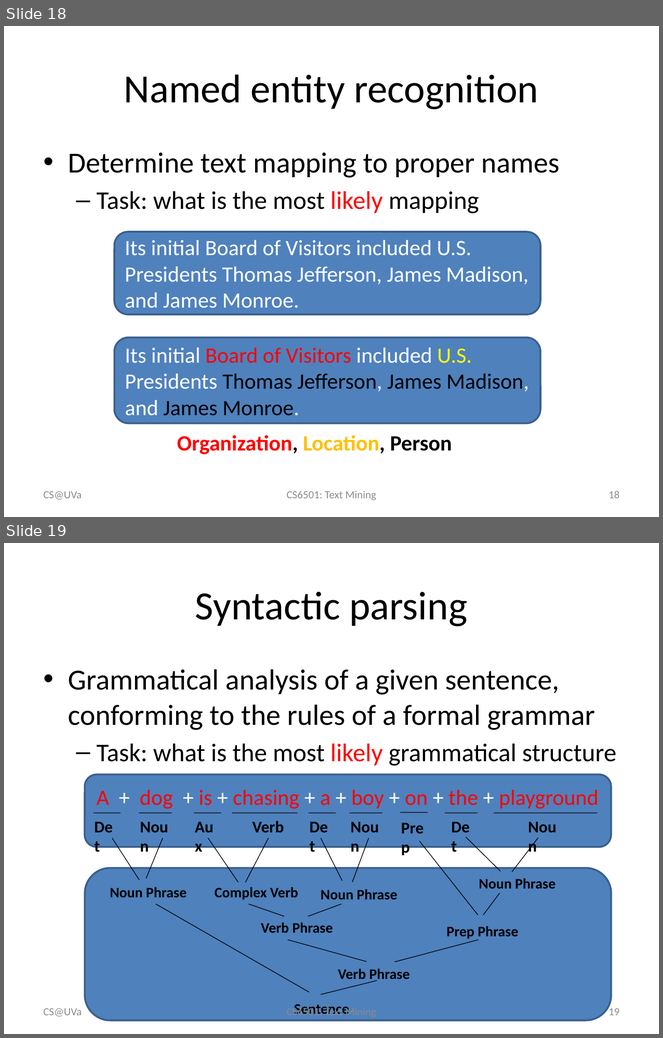
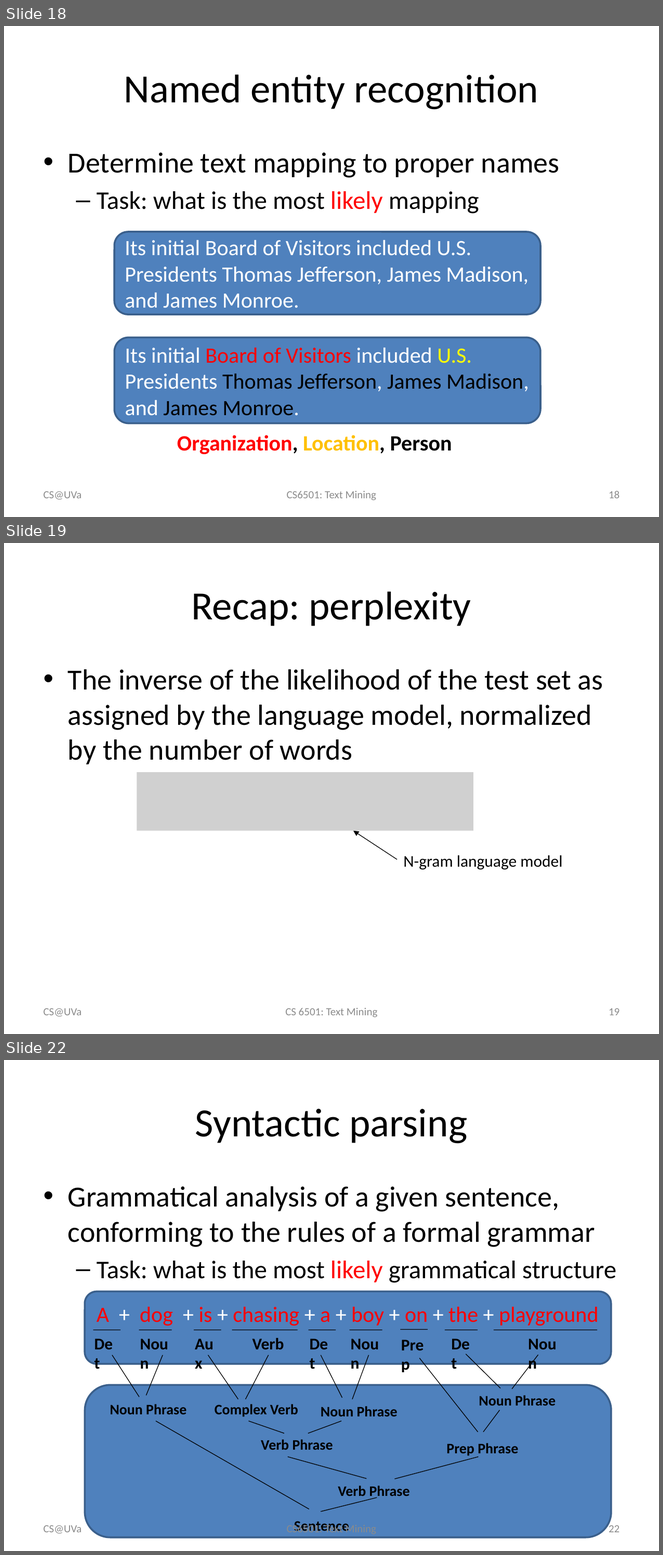
Before and after one commit to wang296/CS6501-Text-Mining, a slide deck: docs/IntroductionToNLP.pptx. Shown one above the other, each under a label of ours: slides 18 and 19 before the commit, slides 18, 19 and 22 after it; the slides between them are not shown. The pictures are 663x1038 and 663x1555 pixels, drawn with LibreOffice and Linux fonts; fonts in the diff are those of the drawing; grey boxes stand for pictures. Boxes give left, top, right and bottom in pixels: in the first picture for what was removed or moved away, otherwise in the second. Text is boxed around its words. In the diff, an @@ line names an element or a change of style, - is before the commit and + after.

```diff
--- a/docs/IntroductionToNLP.pptx
+++ b/docs/IntroductionToNLP.pptx
@@ slide 19 added at box(4, 543, 659, 1034), background #FFFFFF @@
@@ title added at box(191, 591, 471, 626), 44 pt, text #000000 @@
+Recap: perplexity
@@ text added at box(68, 669, 604, 765), 32 pt, text #000000 @@
+• The inverse of the likelihood of the test set as assigned by the language model, normalized by the number of words
@@ picture added at box(137, 772, 474, 831) @@
@@ arrow added from (397, 860) to (353, 831), #000000 0.75 pt @@
@@ text added at box(403, 856, 562, 870), 18 pt, text #000000 @@
+N-gram language model
@@ text added at box(44, 1008, 82, 1017), 12 pt, text #8C8C8C @@
+CS@UVa
@@ text added at box(285, 1008, 377, 1018), 12 pt, text #8C8C8C @@
+CS 6501: Text Mining
@@ page number added at box(609, 1008, 620, 1016), 12 pt, text #8C8C8C @@
+19
@@ what was slide 19 is now slide 22 @@
@@ page number at box(609, 1523, 620, 1533): text changed @@
-19
+22
```
Also in this commit, not shown: 2 slides changed, 1 other slide added, 3 other files.
